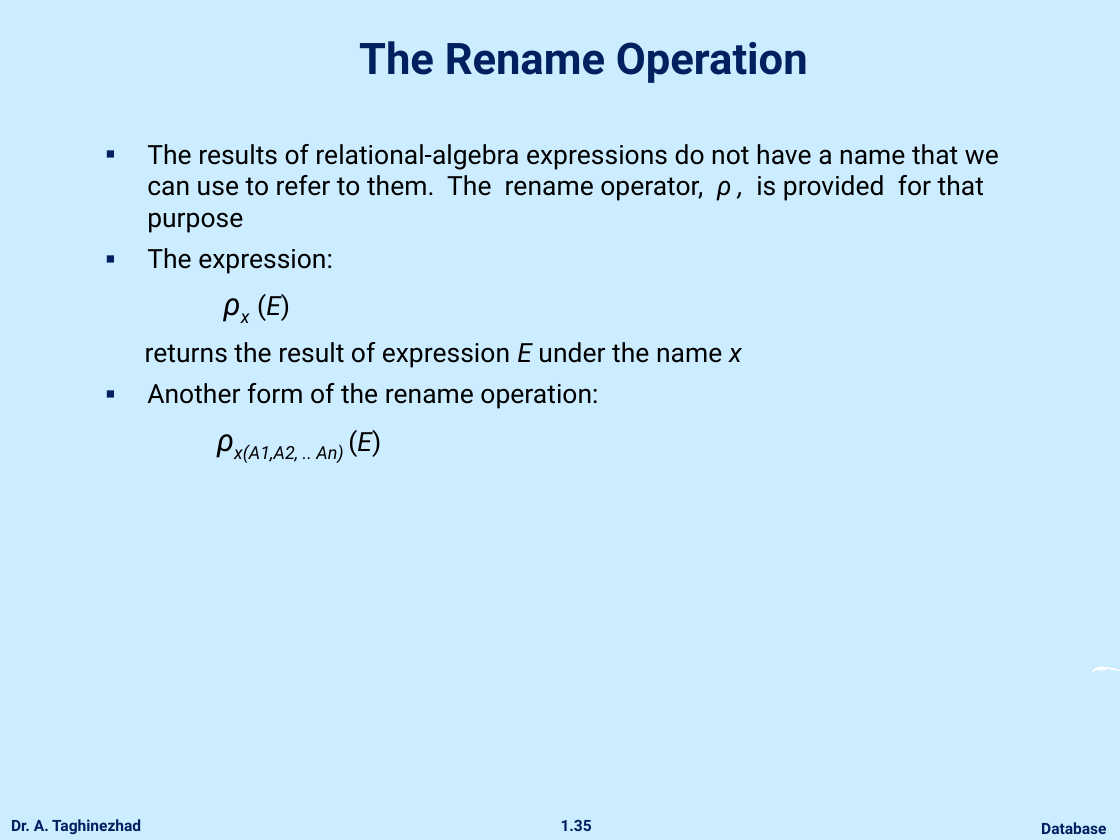
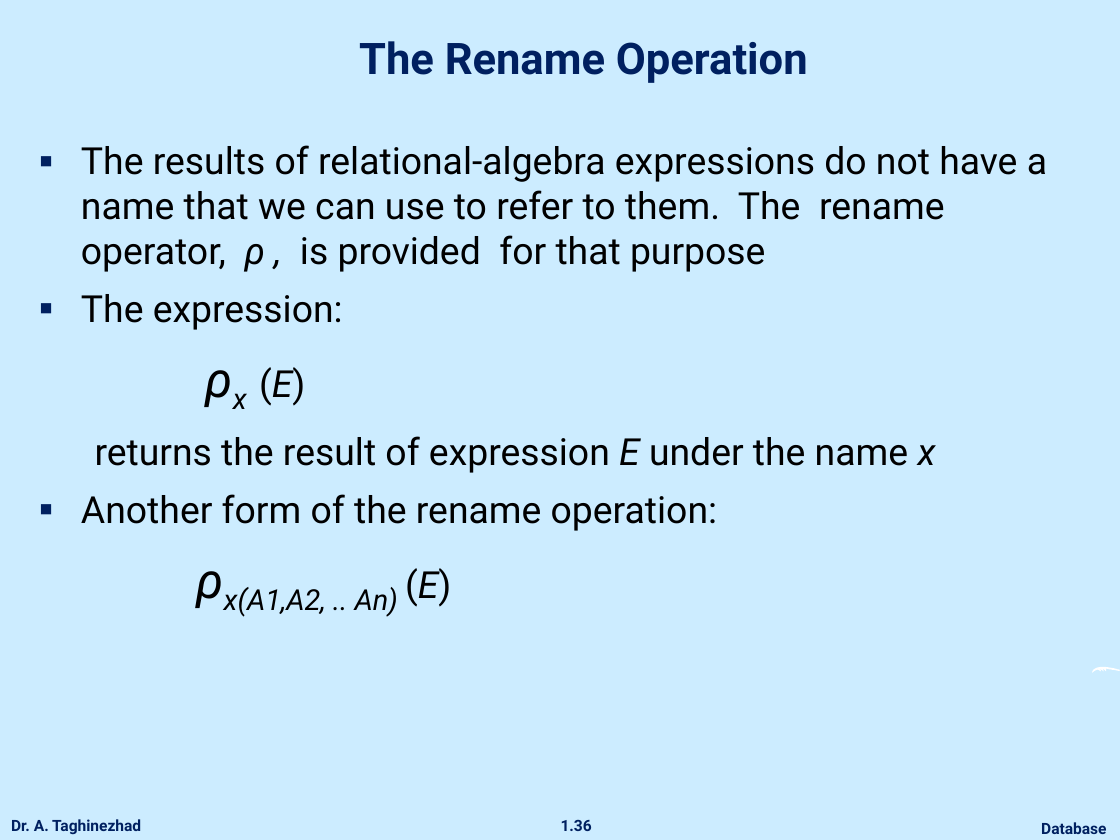
Before and after one commit to ataghinezhad/ataghinezhad.github.io, a slide deck: slide 36 of courses/downloads/temp/Database_Lec2.pptx (slide 35 before the commit). Drawn at 1120x840 pixels with LibreOffice and Linux fonts; fonts in the diff are those of the drawing; background and template pictures are left out. Boxes give left, top, right and bottom in pixels: in the first picture for what was removed or moved away, otherwise in the second. Text is boxed around its words. In the diff, an @@ line names an element or a change of style, - is before the commit and + after.

```diff
--- a/courses/downloads/temp/Database_Lec2.pptx
+++ b/courses/downloads/temp/Database_Lec2.pptx
@@ text "The results of relational-algebra expressions ...": place and size @@
-text "The results of relational-algebra expressions ..." at box(145, 144, 999, 463)
+text "The results of relational-algebra expressions ..." at box(81, 145, 1047, 617)
@@ text "The results of relational-algebra expressions ..." at box(81, 145, 1047, 617): size 17 to 24 pt; size 20 to 32 pt in "ρx", "ρx(A1,A2, .. An)"; more space between paragraphs @@
```
Also in this commit, not shown: 16 other slides changed, 2 slides added, 1 slide removed.
